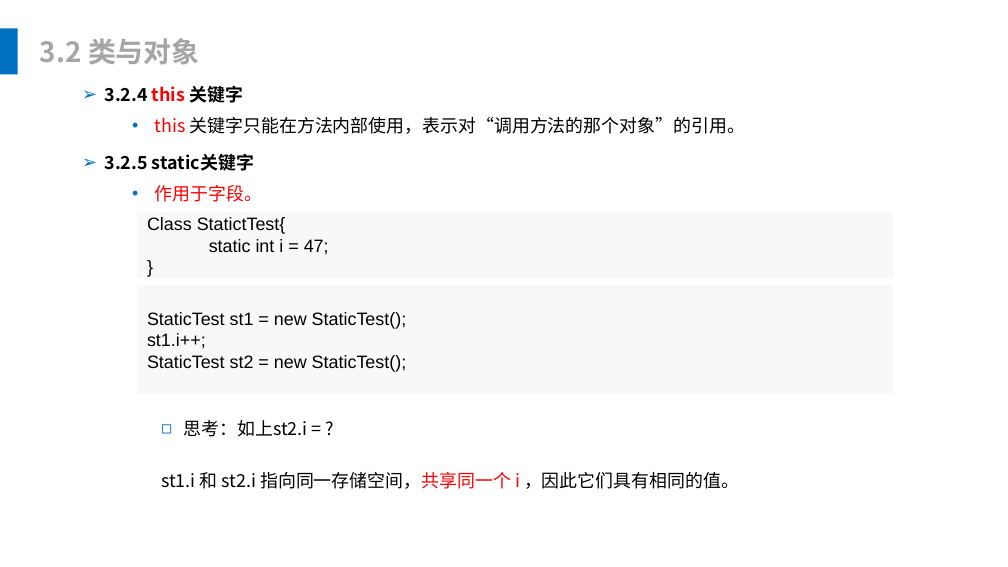
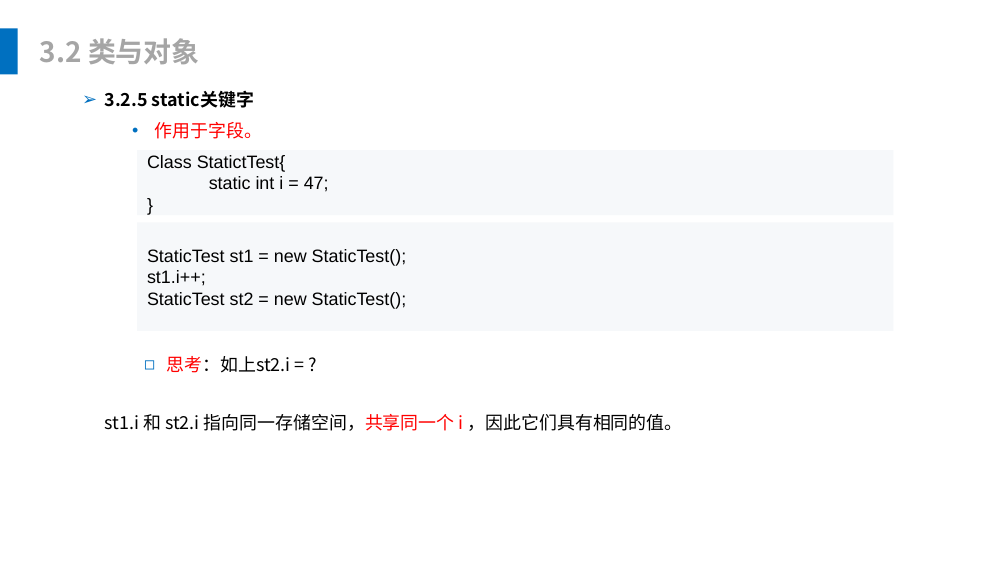
Before and after one commit to leonliu06/JavaTrainning, a slide deck: slide 26 of Java培训.pptx (slide 25 before the commit). Drawn at 1008x567 pixels with LibreOffice and Linux fonts; fonts in the diff are those of the drawing. Boxes give left, top, right and bottom in pixels: in the first picture for what was removed or moved away, otherwise in the second. Text is boxed around its words. In the diff, an @@ line names an element or a change of style, - is before the commit and + after.

```diff
--- a/Java培训.pptx
+++ b/Java培训.pptx
@@ text removed at (104,86,243,103) @@
-➢ 3.2.4 this 关键字
@@ text removed at (155,117,746,134) @@
-  • this 关键字只能在方法内部使用，表示对“调用方法的那个对象”的引用。
@@ 2 texts, 2 rectangles: place and size @@
-2 texts, 2 rectangles at (104,154,893,394)
+2 texts, 2 rectangles at (104,91,893,331)
@@ text "思考：如上st2.i = ?": place and size @@
-text "思考：如上st2.i = ?" at (183,420,307,437)
+text "思考：如上st2.i = ?" at (167,356,291,373)
@@ text "思考：如上st2.i = ?" at (167,356,291,373): text colour #000000 to #FF0000 in "思考：如上st2.i" @@
@@ text "st1.i 和 st2.i 指向同一存储空间，共享同一个 i ...": place and size @@
-text "st1.i 和 st2.i 指向同一存储空间，共享同一个 i ..." at (161,472,739,489)
+text "st1.i 和 st2.i 指向同一存储空间，共享同一个 i ..." at (105,414,683,431)
```
Also in this commit, not shown: 6 other slides changed, 11 slides added, 1 other file.
